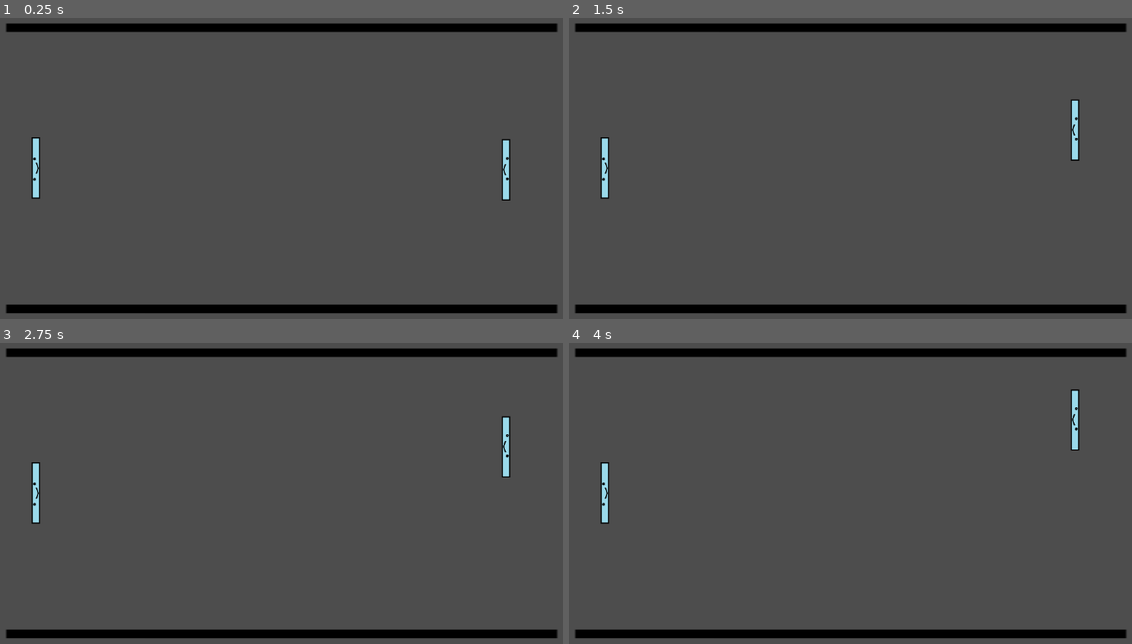
Above: before the commit, frames 1-4 (two rows, left to right).
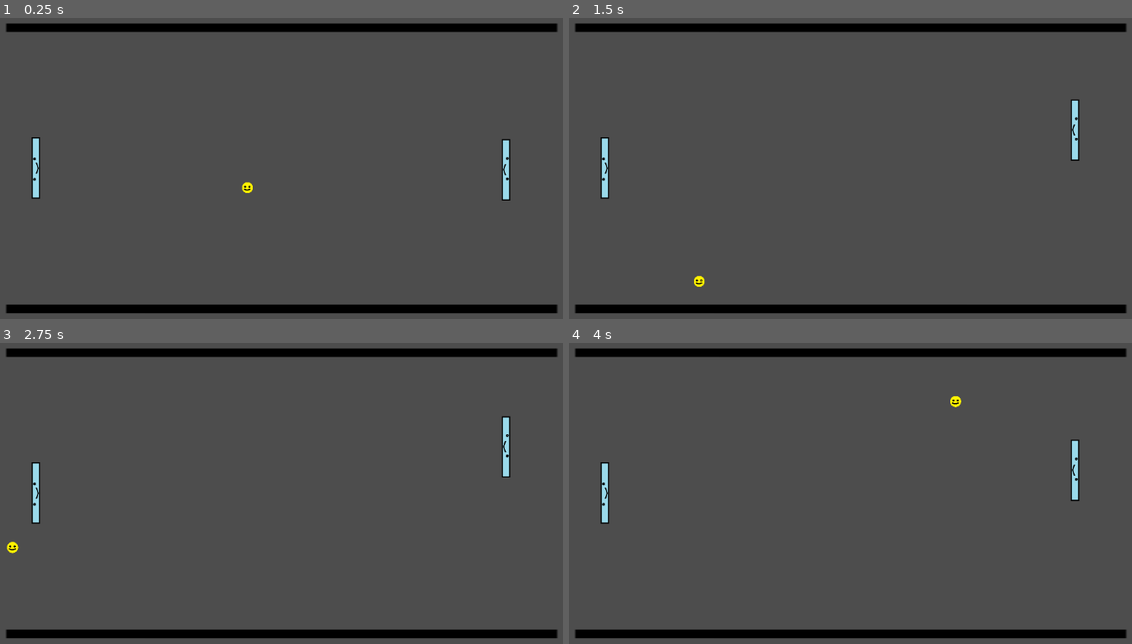
Above: after the commit, the same moments.

Repository: sorayaboza/PingPong
Game: Godot game, scene res://Scenes/main.tscn
The game is run twice, just before and just after one commit, with the same random seed, the same clock (stepped at 60 frames per second) and the same inputs.
Inputs:
- Up to frame 1 (0.25 s): no input
- Up to frame 2 (1.5 s): hold Up (enemy_move_up) 0.53-1.28 s; hold Down (enemy_move_down) from 1.28 s (still down)
- Up to frame 3 (2.75 s): release Down (enemy_move_down) at 2.03 s; hold Up (enemy_move_up) from 2.03 s (still down)
- Up to frame 4 (4 s): release Up (enemy_move_up) at 3.53 s; hold Down (enemy_move_down) from 3.53 s (still down)

The runs differ from the first frame. In frame 1, less than 0.1% of the frame differs, in the area x 42-45%, y 54-59%; in frame 2, less than 0.1%; in frame 3, less than 0.1%; in frame 4, 0.6%, in the area x 67-91%, y 15-53%.

Commit message:
almost done

Diff:
--- /dev/null
+++ b/Scenes/Ball.gd
@@ -0,0 +1,29 @@
+extends CharacterBody2D
+
+class_name Ball
+
+@export var initial_ball_speed = 20
+# Everytime the ball hits a paddle, it will move a little faster.
+# 102% faster every time.
+@export var speed_multiplier = 1.02
+
+var ball_speed = initial_ball_speed
+
+func _ready():
+	# Calling our function, start_ball
+	start_ball()
+
+# Collide function to move our ball.
+func _physics_process(delta):
+	# move_and_collide returns information about collision.
+	var collision = move_and_collide(velocity * ball_speed * delta)
+	# If we have a collision,
+	if(collision):
+		# We bounce the ball at the opposite angle that it hit the wall.
+		velocity = velocity.bounce(collision.get_normal()) * speed_multiplier
+
+func start_ball():
+	# Resets our seed everytime the game is run.
+	randomize()
+	velocity.x = [-1, 1][randi() % 2] * initial_ball_speed
+	velocity.y = [-0.8, 0.8][randi() % 2] * initial_ball_speed
--- /dev/null
+++ b/Scenes/ball.tscn
@@ -0,0 +1,16 @@
+[gd_scene load_steps=4 format=3 uid="uid://eogul4yb2g4t"]
+
+[ext_resource type="Script" path="res://Scenes/Ball.gd" id="1_dpe2v"]
+[ext_resource type="Texture2D" uid="uid://bb5uh3xfgoqjn" path="res://Assets/ball.png" id="2_207f7"]
+
+[sub_resource type="CircleShape2D" id="CircleShape2D_dw55j"]
+radius = 24.0832
+
+[node name="Ball" type="CharacterBody2D"]
+script = ExtResource("1_dpe2v")
+
+[node name="Sprite2D" type="Sprite2D" parent="."]
+texture = ExtResource("2_207f7")
+
+[node name="CollisionShape2D" type="CollisionShape2D" parent="."]
+shape = SubResource("CircleShape2D_dw55j")
--- /dev/null
+++ b/Scenes/edge.gd
@@ -0,0 +1,8 @@
+extends Area2D
+
+signal point_scored
+
+func _on_body_entered(body):
+	# If the body entering the area is Ball,
+	if body is Ball:
+		point_scored.emit()
--- /dev/null
+++ b/Scenes/edge.tscn
@@ -0,0 +1,14 @@
+[gd_scene load_steps=3 format=3 uid="uid://tf4wyenm6u7s"]
+
+[ext_resource type="Script" path="res://Scenes/edge.gd" id="1_2ib5i"]
+
+[sub_resource type="RectangleShape2D" id="RectangleShape2D_anldr"]
+
+[node name="Edge" type="Area2D"]
+scale = Vector2(1.4, 70)
+script = ExtResource("1_2ib5i")
+
+[node name="CollisionShape2D" type="CollisionShape2D" parent="."]
+shape = SubResource("RectangleShape2D_anldr")
+
+[connection signal="body_entered" from="." to="." method="_on_body_entered"]
--- /dev/null
+++ b/Scenes/main.gd
@@ -0,0 +1,26 @@
+extends Node2D
+
+var player_points = 0
+var enemy_points = 0
+
+@onready var player_paddle = $Paddle
+@onready var enemy_paddle = $EnemyPaddle
+@onready var ball = $Ball as Ball
+
+func _on_enemy_scored():
+	enemy_points += 1
+	reset_game_state()
+
+func _on_player_scored():
+	player_points += 1
+	reset_game_state()
+
+# We are setting the paddles and ball back to their original positions.
+func reset_game_state():
+	enemy_paddle.global_position.y = 0
+	player_paddle.global_position.y = 0
+	ball.global_position = Vector2.ZERO
+	ball.velocity = Vector2.ZERO
+	enemy_paddle.linear_velocity = Vector2.ZERO
+	player_paddle.linear_velocity = Vector2.ZERO
+	ball.start_ball()
--- a/Scenes/main.tscn
+++ b/Scenes/main.tscn
@@ -1,10 +1,14 @@
-[gd_scene load_steps=4 format=3 uid="uid://bq1a20qup25gg"]
+[gd_scene load_steps=7 format=3 uid="uid://bq1a20qup25gg"]
 
-[ext_resource type="PackedScene" uid="uid://b6rdtt2yakfn" path="res://Wall.tscn" id="1_4hrtt"]
-[ext_resource type="PackedScene" uid="uid://c8mn7feh3grd6" path="res://Scenes/Paddles/Paddle.tscn" id="2_2ddi8"]
+[ext_resource type="PackedScene" uid="uid://b6rdtt2yakfn" path="res://Scenes/wall.tscn" id="1_4hrtt"]
+[ext_resource type="Script" path="res://Scenes/main.gd" id="1_bdrfs"]
+[ext_resource type="PackedScene" uid="uid://c8mn7feh3grd6" path="res://Scenes/Paddles/paddle.tscn" id="2_2ddi8"]
 [ext_resource type="Script" path="res://Scenes/Paddles/Enemy_Paddle.gd" id="3_4pwwt"]
+[ext_resource type="PackedScene" uid="uid://eogul4yb2g4t" path="res://Scenes/ball.tscn" id="4_xdrgm"]
+[ext_resource type="PackedScene" uid="uid://tf4wyenm6u7s" path="res://Scenes/edge.tscn" id="5_gev8n"]
 
 [node name="Main" type="Node2D"]
+script = ExtResource("1_bdrfs")
 
 [node name="Walls" type="Node" parent="."]
 
@@ -28,3 +32,14 @@
 position = Vector2(1000, 0)
 rotation = -3.14159
 script = ExtResource("3_4pwwt")
+
+[node name="Ball" parent="." instance=ExtResource("4_xdrgm")]
+
+[node name="LeftEdge" parent="." instance=ExtResource("5_gev8n")]
+position = Vector2(-1137, -8)
+
+[node name="RightEdge" parent="." instance=ExtResource("5_gev8n")]
+position = Vector2(1228, -8)
+
+[connection signal="point_scored" from="LeftEdge" to="." method="_on_enemy_scored"]
+[connection signal="point_scored" from="RightEdge" to="." method="_on_player_scored"]
--- /dev/null
+++ b/Scenes/ui.gd
@@ -0,0 +1,14 @@
+extends CanvasLayer
+
+class_name UI
+
+@onready var player_points_label = $MarginContainer/PlayerPoints
+@onready var enemy_points_label = $MarginContainer/EnemyPoints
+
+# Called when the node enters the scene tree for the first time.
+func _ready():
+	player_points_label.text =  "%d" % 0
+	enemy_points_label.text =  "%d" % 0
+
+func update_enemy_points(points: int):
+	enemy_points_label.text = "&d" % points
--- /dev/null
+++ b/Scenes/ui.tscn
@@ -0,0 +1,26 @@
+[gd_scene load_steps=2 format=3 uid="uid://f8ova5qv6umj"]
+
+[ext_resource type="Script" path="res://Scenes/ui.gd" id="1_fhyld"]
+
+[node name="UI" type="CanvasLayer"]
+script = ExtResource("1_fhyld")
+
+[node name="MarginContainer" type="MarginContainer" parent="."]
+anchors_preset = 15
+anchor_right = 1.0
+anchor_bottom = 1.0
+grow_horizontal = 2
+grow_vertical = 2
+theme_override_constants/margin_left = 32
+theme_override_constants/margin_right = 32
+
+[node name="PlayerPoints" type="Label" parent="MarginContainer"]
+layout_mode = 2
+size_flags_horizontal = 0
+size_flags_vertical = 0
+
+[node name="EnemyPoints" type="Label" parent="MarginContainer"]
+layout_mode = 2
+size_flags_horizontal = 8
+size_flags_vertical = 0
+theme_override_font_sizes/font_size = 64
Renamed: Wall.tscn -> Scenes/wall.tscn
